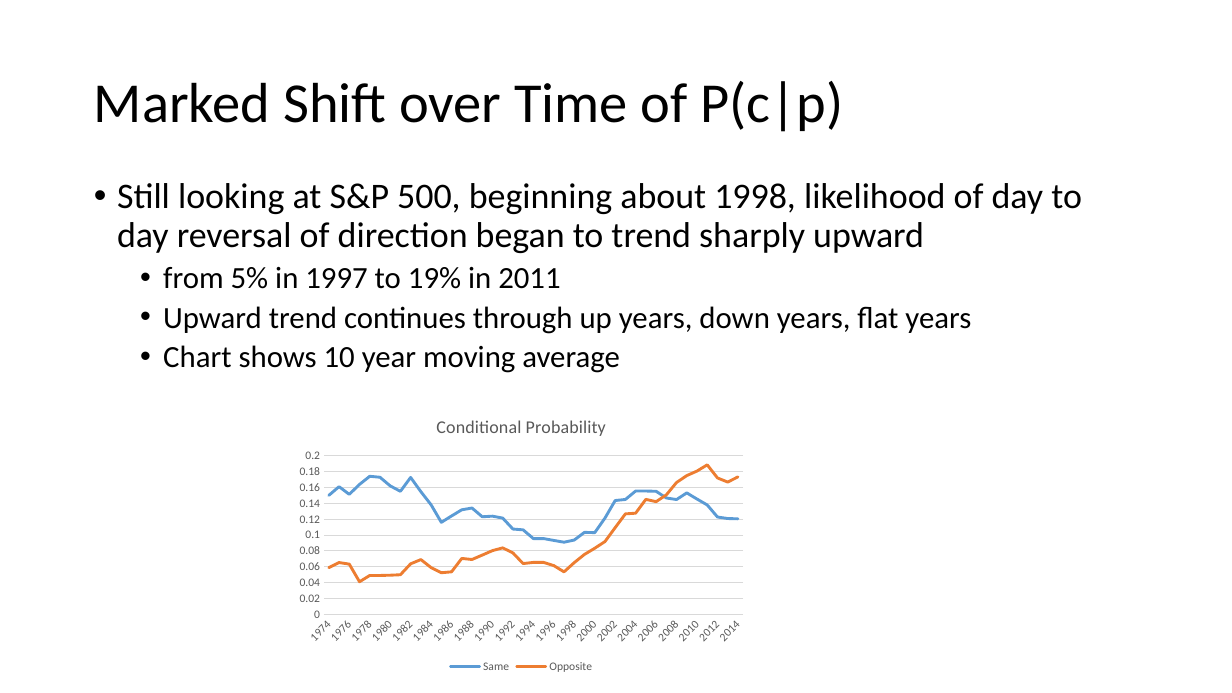
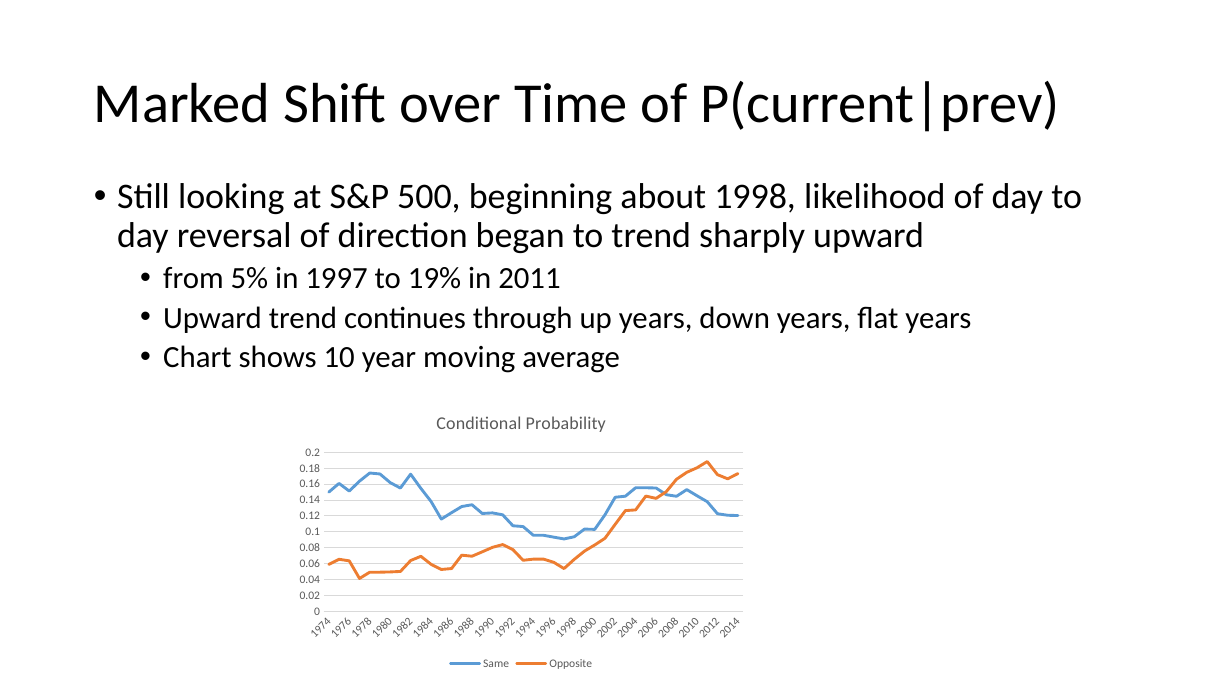
Before and after one commit to smccaula/LSSP_Hackathon, a slide deck: slide 6 of slides/hackathon.pptx. Drawn at 1232x693 pixels with LibreOffice and Linux fonts; fonts in the diff are those of the drawing. Boxes give left, top, right and bottom in pixels: in the first picture for what was removed or moved away, otherwise in the second. Text is boxed around its words. In the diff, an @@ line names an element or a change of style, - is before the commit and + after.

```diff
--- a/slides/hackathon.pptx
+++ b/slides/hackathon.pptx
@@ title at bbox=[94, 81, 1059, 132]: text changed @@
-Marked Shift over Time of P(c|p)
+Marked Shift over Time of P(current|prev)
@@ line chart: place and size @@
-line chart at bbox=[290, 400, 752, 677]
+line chart at bbox=[290, 396, 752, 674]
```
Also in this commit, not shown: 3 other slides changed, 1 slide added.
